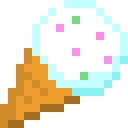
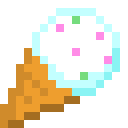
Layered file, before and after one edit (128 × 128). Changes by layer:
painted on "レイヤー" over (x1=32, y1=0, x2=128, y2=96)
